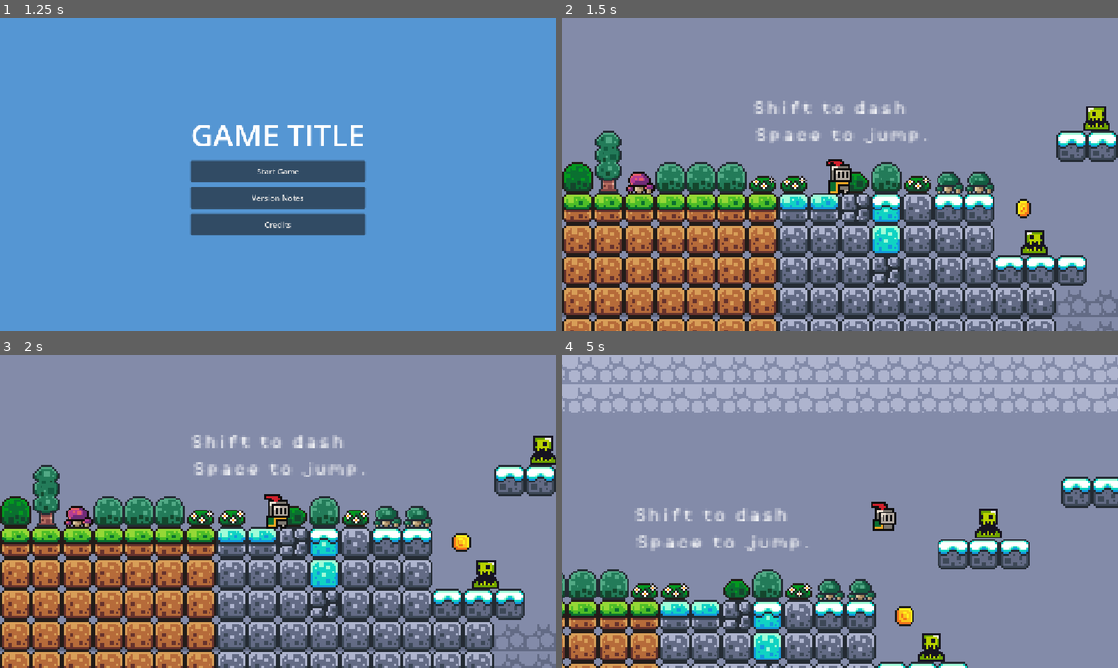
Above: before the commit, frames 1-4 (two rows, left to right).
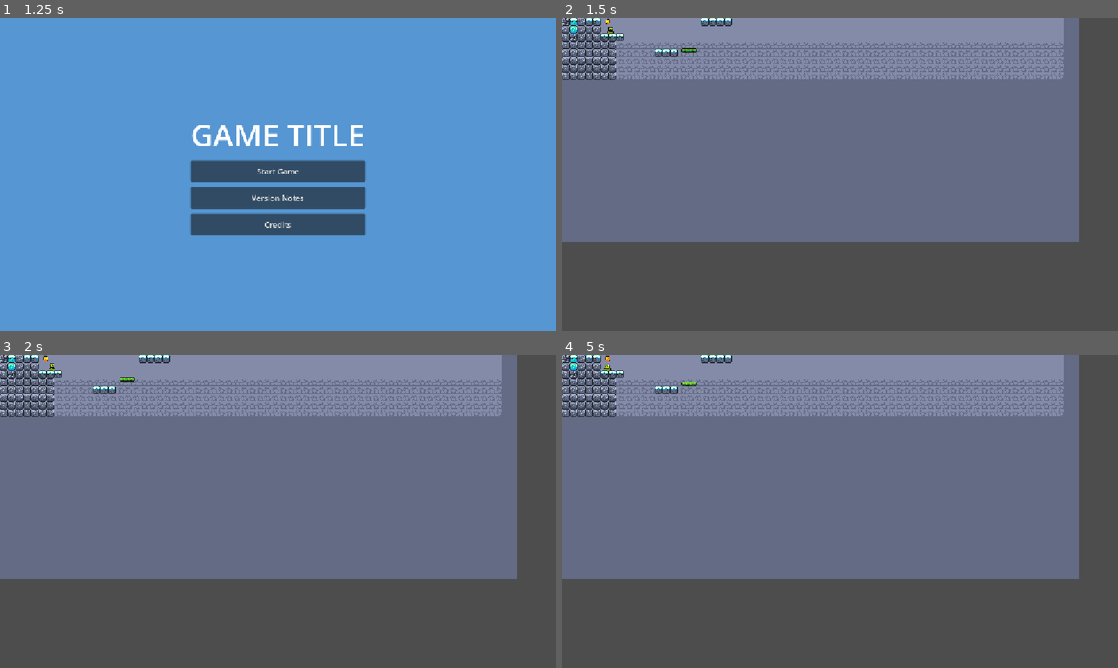
Above: after the commit, the same moments.

Repository: jrhagerty/first-game
Game: Godot game, scene res://scenes/splash_screen.tscn
Two runs of this game, one before a commit and one after it. Both use one fixed random seed, a clock stepped at 60 frames per second and the inputs below. Video files are missing from this copy of the repository; at most half a second of black plays in their place.
Inputs (mouse positions are in pixels of both pictures, inside the frame that each line leads up to):
- Up to frame 1 (1.25 s): tap Enter at 0.5 s; move the mouse to (400, 158) at 0.52 s; hold D (move_right) from 0.53 s (still down); tap Shift (dash) at 0.6 s; tap Space (Jump) at 0.77, 0.8, 1.07 s
- Up to frame 2 (1.5 s): release D (move_right) at 1.25 s; click "Start Game" at 1.25 s
- Up to frame 3 (2 s): no input
- Up to frame 4 (5 s): move the mouse to (728, 527) at 2.02 s; hold D (move_right) 2.03-2.78 s; tap Space (Jump) at 2.1, 2.27, 2.57, 3.05, 3.77, 4.07, 4.35, 4.52, 4.82 s; tap Shift (dash) at 2.3, 2.85, 3.6 s; move the mouse to (895, 442) at 2.77 s; hold A (move_left) 2.78-3.53 s; move the mouse to (812, 574) at 3.52 s; hold D (move_right) from 3.53 s (still down); move the mouse to (1006, 558) at 4.27 s

Frame 1 is identical in both runs. In frame 2, 84% of the frame differs, in the area x 0-100%, y 0-100%; in frame 3, 83%; in frame 4, 94%.

Commit message:
Character Sprites Added

Diff:
--- a/scenes/player.tscn
+++ b/scenes/player.tscn
@@ -1,127 +1,366 @@
 [gd_scene format=3 uid="uid://b3hjlgmu1lcvb"]
 
-[ext_resource type="Texture2D" uid="uid://cfsd4p82x83g" path="res://assets/sprites/knight.png" id="1_3vyb7"]
 [ext_resource type="Script" uid="uid://bhqlgaeisqull" path="res://scripts/player.gd" id="1_g2els"]
+[ext_resource type="Texture2D" path="res://Dashing Right.png" id="2_d2wvv"]
+[ext_resource type="Texture2D" path="res://Drake Knight Idle Left.png" id="2_tuyoq"]
+[ext_resource type="Texture2D" path="res://Dashing left.png" id="3_3v2ag"]
 [ext_resource type="Script" uid="uid://3dk7yk8dshen" path="res://addons/almios_afterimage/afterimage_2d.gd" id="3_dqkch"]
-[ext_resource type="AudioStream" uid="uid://cuqgyaq8vfbwj" path="res://assets/new sounds/Jump_sfx.wav" id="4_qlg0r"]
-[ext_resource type="AudioStream" uid="uid://cyale5l2u7mqr" path="res://assets/sounds/whoosh.mp3" id="5_qlg0r"]
-[ext_resource type="AudioStream" uid="uid://cvqtww75cw8at" path="res://assets/new sounds/Landing_sfx.wav" id="6_tuyoq"]
-
-[sub_resource type="AtlasTexture" id="AtlasTexture_g2els"]
-atlas = ExtResource("1_3vyb7")
-region = Rect2(0, 0, 32, 32)
-
-[sub_resource type="AtlasTexture" id="AtlasTexture_qhqgy"]
-atlas = ExtResource("1_3vyb7")
-region = Rect2(32, 0, 32, 32)
-
-[sub_resource type="AtlasTexture" id="AtlasTexture_dqkch"]
-atlas = ExtResource("1_3vyb7")
-region = Rect2(64, 0, 32, 32)
+[ext_resource type="AudioStream" uid="uid://djyjise4qu42w" path="res://assets/sounds/jump.wav" id="3_qhqgy"]
+[ext_resource type="Texture2D" path="res://NEW DRAKE.png" id="3_qlg0r"]
+[ext_resource type="Texture2D" path="res://Drake Knight Jump right.png" id="4_ur7pv"]
+[ext_resource type="Texture2D" path="res://Drake Knight Run.png" id="5_fjrip"]
+[ext_resource type="Texture2D" path="res://Drake Knight Run left.png" id="5_smehm"]
+[ext_resource type="Texture2D" path="res://Drake Knight Jump Left.png" id="5_y4r1p"]
+
+[sub_resource type="AtlasTexture" id="AtlasTexture_mx1m4"]
+atlas = ExtResource("2_d2wvv")
+region = Rect2(0, 0, 64, 64)
+
+[sub_resource type="AtlasTexture" id="AtlasTexture_4gjji"]
+atlas = ExtResource("2_d2wvv")
+region = Rect2(64, 0, 64, 64)
+
+[sub_resource type="AtlasTexture" id="AtlasTexture_u2ulf"]
+atlas = ExtResource("2_d2wvv")
+region = Rect2(128, 0, 64, 64)
+
+[sub_resource type="AtlasTexture" id="AtlasTexture_6e8lb"]
+atlas = ExtResource("2_d2wvv")
+region = Rect2(192, 0, 64, 64)
+
+[sub_resource type="AtlasTexture" id="AtlasTexture_2gdjj"]
+atlas = ExtResource("2_d2wvv")
+region = Rect2(256, 0, 64, 64)
+
+[sub_resource type="AtlasTexture" id="AtlasTexture_sc3ue"]
+atlas = ExtResource("3_3v2ag")
+region = Rect2(0, 0, 64, 64)
+
+[sub_resource type="AtlasTexture" id="AtlasTexture_lxlsd"]
+atlas = ExtResource("3_3v2ag")
+region = Rect2(64, 0, 64, 64)
+
+[sub_resource type="AtlasTexture" id="AtlasTexture_ha2mi"]
+atlas = ExtResource("3_3v2ag")
+region = Rect2(128, 0, 64, 64)
+
+[sub_resource type="AtlasTexture" id="AtlasTexture_apa73"]
+atlas = ExtResource("3_3v2ag")
+region = Rect2(192, 0, 64, 64)
+
+[sub_resource type="AtlasTexture" id="AtlasTexture_74r1k"]
+atlas = ExtResource("3_3v2ag")
+region = Rect2(256, 0, 64, 64)
+
+[sub_resource type="AtlasTexture" id="AtlasTexture_pf23h"]
+atlas = ExtResource("2_tuyoq")
+region = Rect2(0, 0, 64, 64)
+
+[sub_resource type="AtlasTexture" id="AtlasTexture_dt7fs"]
+atlas = ExtResource("2_tuyoq")
+region = Rect2(64, 0, 64, 64)
+
+[sub_resource type="AtlasTexture" id="AtlasTexture_wqfne"]
+atlas = ExtResource("2_tuyoq")
+region = Rect2(128, 0, 64, 64)
+
+[sub_resource type="AtlasTexture" id="AtlasTexture_wnwbv"]
+atlas = ExtResource("2_tuyoq")
+region = Rect2(192, 0, 64, 64)
+
+[sub_resource type="AtlasTexture" id="AtlasTexture_gl8cc"]
+atlas = ExtResource("2_tuyoq")
+region = Rect2(256, 0, 64, 64)
+
+[sub_resource type="AtlasTexture" id="AtlasTexture_487ah"]
+atlas = ExtResource("2_tuyoq")
+region = Rect2(320, 0, 64, 64)
 
 [sub_resource type="AtlasTexture" id="AtlasTexture_qlg0r"]
-atlas = ExtResource("1_3vyb7")
-region = Rect2(96, 0, 32, 32)
-
-[sub_resource type="AtlasTexture" id="AtlasTexture_tuyoq"]
-atlas = ExtResource("1_3vyb7")
-region = Rect2(64, 160, 32, 32)
-
-[sub_resource type="AtlasTexture" id="AtlasTexture_fjrip"]
-atlas = ExtResource("1_3vyb7")
-region = Rect2(0, 64, 32, 32)
+atlas = ExtResource("3_qlg0r")
+region = Rect2(0, 0, 64, 64)
+
+[sub_resource type="AtlasTexture" id="AtlasTexture_4ni07"]
+atlas = ExtResource("3_qlg0r")
+region = Rect2(64, 0, 64, 64)
+
+[sub_resource type="AtlasTexture" id="AtlasTexture_l71n6"]
+atlas = ExtResource("3_qlg0r")
+region = Rect2(128, 0, 64, 64)
+
+[sub_resource type="AtlasTexture" id="AtlasTexture_ke2ow"]
+atlas = ExtResource("3_qlg0r")
+region = Rect2(192, 0, 64, 64)
+
+[sub_resource type="AtlasTexture" id="AtlasTexture_ujl30"]
+atlas = ExtResource("3_qlg0r")
+region = Rect2(256, 0, 64, 64)
+
+[sub_resource type="AtlasTexture" id="AtlasTexture_31cv2"]
+atlas = ExtResource("3_qlg0r")
+region = Rect2(320, 0, 64, 64)
+
+[sub_resource type="AtlasTexture" id="AtlasTexture_holxr"]
+atlas = ExtResource("5_y4r1p")
+region = Rect2(0, 0, 64, 64)
+
+[sub_resource type="AtlasTexture" id="AtlasTexture_g5jhy"]
+atlas = ExtResource("4_ur7pv")
+region = Rect2(0, 0, 64, 64)
+
+[sub_resource type="AtlasTexture" id="AtlasTexture_i4ail"]
+atlas = ExtResource("5_smehm")
+region = Rect2(0, 0, 64, 64)
+
+[sub_resource type="AtlasTexture" id="AtlasTexture_a38lo"]
+atlas = ExtResource("5_smehm")
+region = Rect2(64, 0, 64, 64)
+
+[sub_resource type="AtlasTexture" id="AtlasTexture_md1ol"]
+atlas = ExtResource("5_smehm")
+region = Rect2(128, 0, 64, 64)
+
+[sub_resource type="AtlasTexture" id="AtlasTexture_bj30b"]
+atlas = ExtResource("5_smehm")
+region = Rect2(192, 0, 64, 64)
+
+[sub_resource type="AtlasTexture" id="AtlasTexture_jc3p3"]
+atlas = ExtResource("5_smehm")
+region = Rect2(256, 0, 64, 64)
+
+[sub_resource type="AtlasTexture" id="AtlasTexture_hax0n"]
+atlas = ExtResource("5_smehm")
+region = Rect2(320, 0, 64, 64)
+
+[sub_resource type="AtlasTexture" id="AtlasTexture_t4otl"]
+atlas = ExtResource("5_smehm")
+region = Rect2(384, 0, 64, 64)
+
+[sub_resource type="AtlasTexture" id="AtlasTexture_j2b1d"]
+atlas = ExtResource("5_smehm")
+region = Rect2(448, 0, 64, 64)
+
+[sub_resource type="AtlasTexture" id="AtlasTexture_cs1tg"]
+atlas = ExtResource("5_smehm")
+region = Rect2(512, 0, 64, 64)
+
+[sub_resource type="AtlasTexture" id="AtlasTexture_2dvfe"]
+atlas = ExtResource("5_smehm")
+region = Rect2(576, 0, 64, 64)
+
+[sub_resource type="AtlasTexture" id="AtlasTexture_giy8y"]
+atlas = ExtResource("5_smehm")
+region = Rect2(640, 0, 64, 64)
+
+[sub_resource type="AtlasTexture" id="AtlasTexture_fdfoy"]
+atlas = ExtResource("5_smehm")
+region = Rect2(704, 0, 64, 64)
+
+[sub_resource type="AtlasTexture" id="AtlasTexture_hhpqf"]
+atlas = ExtResource("5_smehm")
+region = Rect2(768, 0, 64, 64)
 
 [sub_resource type="AtlasTexture" id="AtlasTexture_smehm"]
-atlas = ExtResource("1_3vyb7")
-region = Rect2(32, 64, 32, 32)
+atlas = ExtResource("5_fjrip")
+region = Rect2(0, 0, 64, 64)
 
 [sub_resource type="AtlasTexture" id="AtlasTexture_ur7pv"]
-atlas = ExtResource("1_3vyb7")
-region = Rect2(64, 64, 32, 32)
+atlas = ExtResource("5_fjrip")
+region = Rect2(64, 0, 64, 64)
 
 [sub_resource type="AtlasTexture" id="AtlasTexture_y4r1p"]
-atlas = ExtResource("1_3vyb7")
-region = Rect2(96, 64, 32, 32)
+atlas = ExtResource("5_fjrip")
+region = Rect2(128, 0, 64, 64)
 
 [sub_resource type="AtlasTexture" id="AtlasTexture_d2wvv"]
-atlas = ExtResource("1_3vyb7")
-region = Rect2(128, 64, 32, 32)
+atlas = ExtResource("5_fjrip")
+region = Rect2(192, 0, 64, 64)
 
 [sub_resource type="AtlasTexture" id="AtlasTexture_3v2ag"]
-atlas = ExtResource("1_3vyb7")
-region = Rect2(160, 64, 32, 32)
+atlas = ExtResource("5_fjrip")
+region = Rect2(256, 0, 64, 64)
 
 [sub_resource type="AtlasTexture" id="AtlasTexture_jej6c"]
-atlas = ExtResource("1_3vyb7")
-region = Rect2(192, 64, 32, 32)
+atlas = ExtResource("5_fjrip")
+region = Rect2(320, 0, 64, 64)
 
 [sub_resource type="AtlasTexture" id="AtlasTexture_f1ej7"]
-atlas = ExtResource("1_3vyb7")
-region = Rect2(224, 64, 32, 32)
+atlas = ExtResource("5_fjrip")
+region = Rect2(384, 0, 64, 64)
 
 [sub_resource type="AtlasTexture" id="AtlasTexture_oprun"]
-atlas = ExtResource("1_3vyb7")
-region = Rect2(0, 96, 32, 32)
+atlas = ExtResource("5_fjrip")
+region = Rect2(448, 0, 64, 64)
 
 [sub_resource type="AtlasTexture" id="AtlasTexture_a8ls1"]
-atlas = ExtResource("1_3vyb7")
-region = Rect2(32, 96, 32, 32)
+atlas = ExtResource("5_fjrip")
+region = Rect2(512, 0, 64, 64)
 
 [sub_resource type="AtlasTexture" id="AtlasTexture_qfm1y"]
-atlas = ExtResource("1_3vyb7")
-region = Rect2(64, 96, 32, 32)
+atlas = ExtResource("5_fjrip")
+region = Rect2(576, 0, 64, 64)
 
 [sub_resource type="AtlasTexture" id="AtlasTexture_fulsm"]
-atlas = ExtResource("1_3vyb7")
-region = Rect2(96, 96, 32, 32)
+atlas = ExtResource("5_fjrip")
+region = Rect2(640, 0, 64, 64)
 
 [sub_resource type="AtlasTexture" id="AtlasTexture_4r5pv"]
-atlas = ExtResource("1_3vyb7")
-region = Rect2(128, 96, 32, 32)
+atlas = ExtResource("5_fjrip")
+region = Rect2(704, 0, 64, 64)
 
 [sub_resource type="AtlasTexture" id="AtlasTexture_60mlk"]
-atlas = ExtResource("1_3vyb7")
-region = Rect2(160, 96, 32, 32)
-
-[sub_resource type="AtlasTexture" id="AtlasTexture_i4ail"]
-atlas = ExtResource("1_3vyb7")
-region = Rect2(192, 96, 32, 32)
-
-[sub_resource type="AtlasTexture" id="AtlasTexture_a38lo"]
-atlas = ExtResource("1_3vyb7")
-region = Rect2(224, 96, 32, 32)
+atlas = ExtResource("5_fjrip")
+region = Rect2(768, 0, 64, 64)
 
 [sub_resource type="SpriteFrames" id="SpriteFrames_r3iag"]
 animations = [{
 "frames": [{
 "duration": 1.0,
-"texture": SubResource("AtlasTexture_g2els")
-}, {
-"duration": 1.0,
-"texture": SubResource("AtlasTexture_qhqgy")
-}, {
-"duration": 1.0,
-"texture": SubResource("AtlasTexture_dqkch")
-}, {
+"texture": SubResource("AtlasTexture_mx1m4")
+}, {
+"duration": 1.0,
+"texture": SubResource("AtlasTexture_4gjji")
+}, {
+"duration": 1.0,
+"texture": SubResource("AtlasTexture_u2ulf")
+}, {
+"duration": 1.0,
+"texture": SubResource("AtlasTexture_6e8lb")
+}, {
+"duration": 1.0,
+"texture": SubResource("AtlasTexture_2gdjj")
+}],
+"loop": 1,
+"name": &"dash_left",
+"speed": 25.0
+}, {
+"frames": [{
+"duration": 1.0,
+"texture": SubResource("AtlasTexture_sc3ue")
+}, {
+"duration": 1.0,
+"texture": SubResource("AtlasTexture_lxlsd")
+}, {
+"duration": 1.0,
+"texture": SubResource("AtlasTexture_ha2mi")
+}, {
+"duration": 1.0,
+"texture": SubResource("AtlasTexture_apa73")
+}, {
+"duration": 1.0,
+"texture": SubResource("AtlasTexture_74r1k")
+}],
+"loop": 1,
+"name": &"dash_right",
+"speed": 25.0
+}, {
+"frames": [{
+"duration": 1.0,
+"texture": SubResource("AtlasTexture_pf23h")
+}, {
+"duration": 1.0,
+"texture": SubResource("AtlasTexture_dt7fs")
+}, {
+"duration": 1.0,
+"texture": SubResource("AtlasTexture_wqfne")
+}, {
+"duration": 1.0,
+"texture": SubResource("AtlasTexture_wnwbv")
+}, {
+"duration": 1.0,
+"texture": SubResource("AtlasTexture_gl8cc")
+}, {
+"duration": 1.0,
+"texture": SubResource("AtlasTexture_487ah")
+}],
+"loop": 1,
+"name": &"idle_left",
+"speed": 6.0
+}, {
+"frames": [{
 "duration": 1.0,
 "texture": SubResource("AtlasTexture_qlg0r")
-}],
-"loop": 1,
-"name": &"default",
-"speed": 10.0
-}, {
-"frames": [{
-"duration": 1.0,
-"texture": SubResource("AtlasTexture_tuyoq")
-}],
-"loop": 1,
-"name": &"jump",
+}, {
+"duration": 1.0,
+"texture": SubResource("AtlasTexture_4ni07")
+}, {
+"duration": 1.0,
+"texture": SubResource("AtlasTexture_l71n6")
+}, {
+"duration": 1.0,
+"texture": SubResource("AtlasTexture_ke2ow")
+}, {
+"duration": 1.0,
+"texture": SubResource("AtlasTexture_ujl30")
+}, {
+"duration": 1.0,
+"texture": SubResource("AtlasTexture_31cv2")
+}],
+"loop": 1,
+"name": &"idle_right",
+"speed": 6.0
+}, {
+"frames": [{
+"duration": 1.0,
+"texture": SubResource("AtlasTexture_holxr")
+}],
+"loop": 1,
+"name": &"jump_left",
 "speed": 5.0
 }, {
 "frames": [{
 "duration": 1.0,
-"texture": SubResource("AtlasTexture_fjrip")
-}, {
+"texture": SubResource("AtlasTexture_g5jhy")
+}],
+"loop": 1,
+"name": &"jump_right",
+"speed": 5.0
+}, {
+"frames": [{
+"duration": 1.0,
+"texture": SubResource("AtlasTexture_i4ail")
+}, {
+"duration": 1.0,
+"texture": SubResource("AtlasTexture_a38lo")
+}, {
+"duration": 1.0,
+"texture": SubResource("AtlasTexture_md1ol")
+}, {
+"duration": 1.0,
+"texture": SubResource("AtlasTexture_bj30b")
+}, {
+"duration": 1.0,
+"texture": SubResource("AtlasTexture_jc3p3")
+}, {
+"duration": 1.0,
+"texture": SubResource("AtlasTexture_hax0n")
+}, {
+"duration": 1.0,
+"texture": SubResource("AtlasTexture_t4otl")
+}, {
+"duration": 1.0,
+"texture": SubResource("AtlasTexture_j2b1d")
+}, {
+"duration": 1.0,
+"texture": SubResource("AtlasTexture_cs1tg")
+}, {
+"duration": 1.0,
+"texture": SubResource("AtlasTexture_2dvfe")
+}, {
+"duration": 1.0,
+"texture": SubResource("AtlasTexture_giy8y")
+}, {
+"duration": 1.0,
+"texture": SubResource("AtlasTexture_fdfoy")
+}, {
+"duration": 1.0,
+"texture": SubResource("AtlasTexture_hhpqf")
+}],
+"loop": 1,
+"name": &"run_left",
+"speed": 28.0
+}, {
+"frames": [{
 "duration": 1.0,
 "texture": SubResource("AtlasTexture_smehm")
 }, {
@@ -160,40 +399,28 @@
 }, {
 "duration": 1.0,
 "texture": SubResource("AtlasTexture_60mlk")
-}, {
-"duration": 1.0,
-"texture": SubResource("AtlasTexture_i4ail")
-}, {
-"duration": 1.0,
-"texture": SubResource("AtlasTexture_a38lo")
-}],
-"loop": 1,
-"name": &"run",
-"speed": 10.0
+}],
+"loop": 1,
+"name": &"run_right",
+"speed": 28.0
 }]
 
-[sub_resource type="CircleShape2D" id="CircleShape2D_pqj25"]
-
-[sub_resource type="AudioStreamRandomizer" id="AudioStreamRandomizer_tuyoq"]
-random_pitch = 1.1553527
-streams_count = 1
-stream_0/stream = ExtResource("4_qlg0r")
-
-[sub_resource type="AudioStreamRandomizer" id="AudioStreamRandomizer_fjrip"]
-random_pitch = 1.587401
-streams_count = 1
-stream_0/stream = ExtResource("6_tuyoq")
-
-[node name="Player" type="CharacterBody2D" unique_id=849927642 groups=["player"]]
+[sub_resource type="CapsuleShape2D" id="CapsuleShape2D_pf23h"]
+radius = 14.516866
+height = 49.61335
+
+[node name="Player" type="CharacterBody2D" unique_id=849927642]
 z_index = 1
 collision_layer = 2
 script = ExtResource("1_g2els")
 
 [node name="AnimatedSprite2D" type="AnimatedSprite2D" parent="." unique_id=1894633719]
-position = Vector2(0, -14)
+position = Vector2(1, -8)
+scale = Vector2(0.5332031, 0.5332031)
 sprite_frames = SubResource("SpriteFrames_r3iag")
-animation = &"jump"
-autoplay = "default"
+animation = &"dash_right"
+frame = 2
+frame_progress = 0.27213645
 
 [node name="Afterimage2D" type="Node2D" parent="AnimatedSprite2D" unique_id=816485873 node_paths=PackedStringArray("target")]
 show_behind_parent = true
@@ -209,21 +436,11 @@
 metadata/_custom_type_script = "uid://3dk7yk8dshen"
 
 [node name="CollisionShape2D" type="CollisionShape2D" parent="." unique_id=368397040]
-position = Vector2(0, -8.000001)
+position = Vector2(0, -6.1)
 scale = Vector2(0.48219776, 0.4837408)
-shape = SubResource("CircleShape2D_pqj25")
+shape = SubResource("CapsuleShape2D_pf23h")
 
 [node name="JumpSound" type="AudioStreamPlayer2D" parent="." unique_id=621515268]
-stream = SubResource("AudioStreamRandomizer_tuyoq")
+stream = ExtResource("3_qhqgy")
 volume_db = -12.552
 bus = &"SFX"
-
-[node name="DashSound" type="AudioStreamPlayer2D" parent="." unique_id=1387324348]
-stream = ExtResource("5_qlg0r")
-volume_db = -12.552
-bus = &"SFX"
-
-[node name="LandingSound" type="AudioStreamPlayer2D" parent="." unique_id=1641363562]
-stream = SubResource("AudioStreamRandomizer_fjrip")
-volume_db = -12.552
-bus = &"SFX"
--- a/scripts/player.gd
+++ b/scripts/player.gd
@@ -1,4 +1,5 @@
 extends CharacterBody2D
+
 
 const SPEED = 130.0
 const JUMP_VELOCITY = -300.0
@@ -11,14 +12,10 @@
 var dash_timer = 0.0
 var facing_direction = 1.0
 var dash_direction = 1.0
-var is_airborne = false
-var has_jumped = false
 
 @onready var animated_sprite_2d: AnimatedSprite2D = $AnimatedSprite2D
 @onready var jump_sound: AudioStreamPlayer2D = $JumpSound
 @onready var afterimage: Afterimage2D = $AnimatedSprite2D/Afterimage2D
-@onready var dash_sound: AudioStreamPlayer2D = $DashSound
-@onready var landing_sound: AudioStreamPlayer2D = $LandingSound
 
 func _physics_process(delta: float) -> void:
 	# Add the gravity.
@@ -28,7 +25,6 @@
 	# Handle jump.
 	if Input.is_action_just_pressed("Jump") and is_on_floor():
 		jump_sound.play()
-		has_jumped = true
 		velocity.y = JUMP_VELOCITY
 
 	# Input direction -1 0 1
@@ -37,11 +33,24 @@
 	if direction != 0:
 		facing_direction = sign(direction)
 
-	# Flip the sprite
-	if direction > 0:
+		# Pick the animation from the action and facing direction
+	var dir_suffix := "_right" if facing_direction > 0 else "_left"
+	var anim_base: String
+	if is_on_floor():
+		anim_base = "idle" if direction == 0 else "run"
+	else:
+		anim_base = "jump"
+
+	var anim_name := anim_base + dir_suffix
+	if animated_sprite_2d.sprite_frames.has_animation(anim_name):
 		animated_sprite_2d.flip_h = false
-	elif direction < 0:
-		animated_sprite_2d.flip_h = true
+		animated_sprite_2d.play(anim_name)
+	else:
+		# No left version yet: flip the right one instead
+		animated_sprite_2d.flip_h = facing_direction < 0
+		animated_sprite_2d.play(anim_base + "_right")
+
+
 
 	if is_on_floor():
 		if direction == 0:
@@ -61,7 +70,6 @@
 		velocity.y = 0
 		dash_direction = facing_direction
 		afterimage.emitting = true
-		dash_sound.play()
 		var dust = DASH_DUST_SCENE.instantiate()
 		get_parent().add_child(dust)
 		dust.global_position = global_position + Vector2(-facing_direction * 5, -20)
@@ -82,13 +90,4 @@
 		else:
 			velocity.x = move_toward(velocity.x, 0, SPEED)
 
-	var was_on_floor = is_on_floor()
-
 	move_and_slide()
-
-	if not is_on_floor():
-		is_airborne = true
-
-	if not was_on_floor and is_on_floor() and is_airborne and has_jumped:
-		landing_sound.play()
-		is_airborne = false
Binary file added: assets/player/Dashing Right.png
Not shown, added: assets/player/Dashing Right.png.import
Binary file added: assets/player/Dashing left.png
Not shown, added: assets/player/Dashing left.png.import
Binary file added: assets/player/Drake Knight Idle Anim.gif
Binary file added: assets/player/Drake Knight Idle Left.png
Not shown, added: assets/player/Drake Knight Idle Left.png.import
Binary file added: assets/player/Drake Knight Idle Left1.png
Not shown, added: assets/player/Drake Knight Idle Left1.png.import
Binary file added: assets/player/Drake Knight Idle Left2.png
Not shown, added: assets/player/Drake Knight Idle Left2.png.import
Binary file added: assets/player/Drake Knight Idle Left3.png
(and 21 more such lines)
